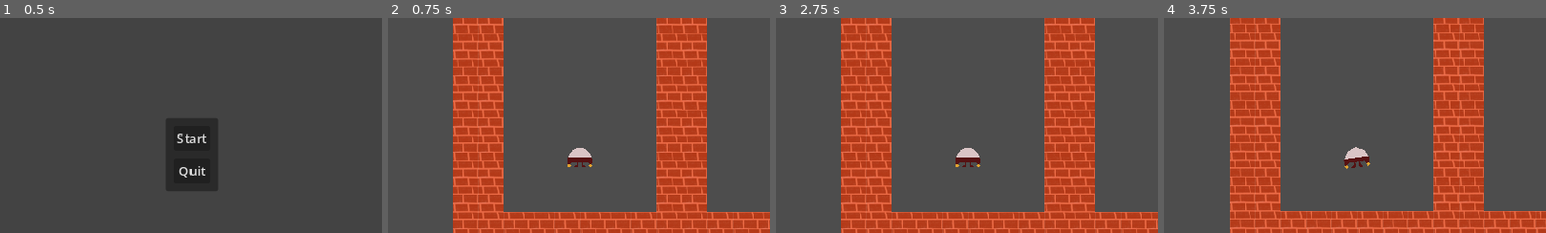
Above: before the commit, frames 1-4 (left to right).
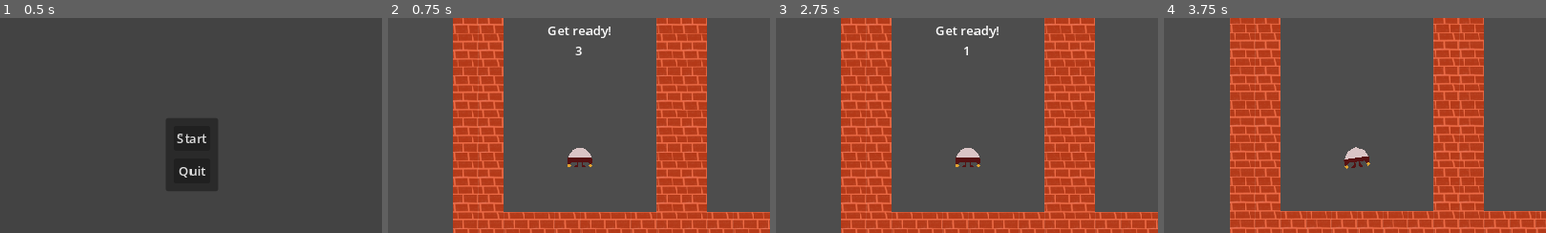
Above: after the commit, the same moments.

Repository: klek/space_kitten
Game: Godot game, scene res://scenes/game/game.tscn
Two runs of this game, one before a commit and one after it. Both use one fixed random seed, a clock stepped at 60 frames per second and the inputs below.
Inputs (mouse positions are % of the whole screen's width and height, from its top left):
- Up to frame 1 (0.5 s): no input
- Up to frame 2 (0.75 s): click "Start" at 0.5 s
- Up to frame 3 (2.75 s): tap Enter at 1.25 s; move the mouse to (72, 45) at 1.27 s; press the mouse at (72, 45) at 1.28 s; right-click (72, 45) at 1.55 s; tap R (restart) at 2 s; move the mouse to (30, 55) at 2.02 s; release the mouse at (30, 55) at 2.03 s; right-click (30, 55) at 2.1 s; click (30, 55) at 2.3 s
- Up to frame 4 (3.75 s): tap R (restart) at 2.75, 3.5 s; move the mouse to (60, 28) at 2.77 s; press the mouse at (60, 28) at 2.78 s; right-click (60, 28) at 3.05 s; move the mouse to (45, 70) at 3.52 s; release the mouse at (45, 70) at 3.53 s; right-click (45, 70) at 3.6 s
The pictures show only the part of the screen within x 25-75%, y 18-68%; the shares and areas given below are measured in that part.

Frame 1 is identical in both runs. In frame 2, 0.4% of the frame differs, in the area x 41-59%, y 3-18%; in frame 3, 0.4%; in frame 4, nothing differs.

Commit message:
FEAT: Add zones and UI elements to support splits
This commit adds the ability to register time splits based on the
character passing a specific zone. This is added at an early stages and
might be changed later. Currently these zones are added together with
the level and are removed when the player enters them to avoid adding
multiple splits.
Together with this, there is also updates to the UI such that a split
time is added in the panel to the right. This UI panel is currently
being removed/re-added for every _process() called from game.gd. If
this is actually needed, well that needs to be determined.

Currently the time splits appear to share a reference to the general
date_time class, such that they do not save a specific time...

Diff:
--- a/project.godot
+++ b/project.godot
@@ -54,6 +54,12 @@
 ]
 }
 
+[layer_names]
+
+2d_physics/layer_1="player"
+2d_physics/layer_2="terrain"
+2d_physics/layer_3="time_splits"
+
 [rendering]
 
 textures/canvas_textures/default_texture_filter=0
--- a/resources/brick_tiles.tres
+++ b/resources/brick_tiles.tres
@@ -14,5 +14,5 @@
 
 [resource]
 tile_size = Vector2i(32, 32)
-physics_layer_0/collision_layer = 1
+physics_layer_0/collision_layer = 2
 sources/0 = SubResource("TileSetAtlasSource_fewpw")
--- a/resources/date_time.gd
+++ b/resources/date_time.gd
@@ -55,3 +55,19 @@
 	minutes = 0
 	hours = 0
 	days = 0
+
+
+#func convert_date_time_to_string_msc( val : date_time ) -> String:
+func convert_date_time_to_string_msc( ) -> String:
+	var text : String = ( str(minutes).pad_zeros(2) + ":" +
+						  str(seconds).pad_zeros(2) + ":" +
+						  str(centesimal).pad_zeros(2) )
+	return text
+
+
+func convert_date_time_to_string_hmsc( val : date_time ) -> String:
+	var text : String = ( str(val.hours).pad_zeros(2) + ":" +
+						  str(val.minutes).pad_zeros(2) + ":" +
+						  str(val.seconds).pad_zeros(2) + ":" +
+						  str(val.centesimal).pad_zeros(2) )
+	return text
--- a/scenes/character/flying_saucer.gd
+++ b/scenes/character/flying_saucer.gd
@@ -22,9 +22,9 @@
 func _ready() -> void:
 	# Get the offset position of each thruster
 	left_thruster_offset = thruster_left.position
-	print(left_thruster_offset)
+	#print(left_thruster_offset)
 	right_thruster_offset = thruster_right.position
-	print(right_thruster_offset)
+	#print(right_thruster_offset)
 	thruster_left_dir.target_position = engine_vector_left*engine_power
 	thruster_rigth_dir.target_position = engine_vector_right*engine_power
 
@@ -50,7 +50,7 @@
 	if Input.is_action_pressed("left_thruster"):
 		#thrust_left = thruster_left.fire_thruster().rotated(rotation)
 		thrust_left = engine_vector_left.normalized().rotated(rotation) * engine_power
-		print("Applied thrust from left: " + str(thrust_left))
+		#print("Applied thrust from left: " + str(thrust_left))
 		# Get the offset position of each thruster
 		left_thruster_offset = thruster_left.position.rotated(rotation)
 		fire_left.show()
@@ -62,7 +62,7 @@
 	if Input.is_action_pressed("right_thruster"):
 		#thrust_right = thruster_right.fire_thruster().rotated(rotation)
 		thrust_right = engine_vector_right.normalized().rotated(rotation) * engine_power
-		print("Applied thrust from right: " + str(thrust_right))
+		#print("Applied thrust from right: " + str(thrust_right))
 		# Get the offset position of each thruster
 		right_thruster_offset = thruster_right.position.rotated(rotation)
 		fire_right.show()
--- a/scenes/character/flying_saucer.tscn
+++ b/scenes/character/flying_saucer.tscn
@@ -4,6 +4,7 @@
 [ext_resource type="Texture2D" uid="uid://b1t8bhj25b73a" path="res://assets/spaceship.png" id="2_ag7jh"]
 
 [node name="flying_saucer" type="RigidBody2D"]
+collision_mask = 6
 gravity_scale = 0.125
 center_of_mass_mode = 1
 center_of_mass = Vector2(0, 7)
--- a/scenes/game/game.gd
+++ b/scenes/game/game.gd
@@ -45,7 +45,20 @@
 
 
 func _process(delta: float) -> void:
-	ui.update_time_elapsed(clock.get_time())
+	var data = clock.get_time()
+	var msg = data.convert_date_time_to_string_msc()
+	ui.time_elapsed_update(msg)
+	# NOTE(klek): Should we draw the UI elements related to splits
+	# again each time they have been updated?
+	# If we got another time split add it to the list
+	if ui.time_splits_size() < _time_splits.size():
+		ui.time_splits_add( _time_splits[-1].convert_date_time_to_string_msc() )
+	# Here we will always redraw the entire split list, is this really
+	# necessary? Because if it is, we should always do this?
+	else :
+		ui.time_splits_reset()
+		for c in _time_splits:
+			ui.time_splits_add(c.convert_date_time_to_string_msc())
 
 
 func pause_game():
@@ -84,6 +97,10 @@
 	add_child(scene_world, true)
 	# Save the node name
 	_node_name_world = scene_world.name
+	# Connect the time split signals
+	# NOTE(klek): Here we are assuming that the scene_world has a
+	# signal named new_time
+	scene_world.new_time.connect(_on_new_time_split)
 
 	# Grab the starting position for the player in this world
 	var start_position : Vector2 = Vector2.ZERO
@@ -119,7 +136,8 @@
 func quit_game() -> void:
 	get_tree().quit()
 
-
+#**********************************************************************
+# Callbacks for UI elements
 func _on_user_requested_quit_game() -> void:
 	quit_game()
 
@@ -137,23 +155,34 @@
 	clock.restart()
 	# Increment nr of tries
 	_nr_or_retries += 1
-	ui.update_nr_of_tries(_nr_or_retries)
-	# Reset the clock
-	ui.update_time_elapsed(clock.get_time())
+	ui.nr_of_tries_update(_nr_or_retries)
+	# Reset the clock ui
+	ui.time_elapsed_update(clock.get_time().convert_date_time_to_string_msc())
+	# Reset time splits
+	_time_splits.clear()
+	# Reset the time splits ui
+	ui.time_splits_reset()
 	# Start countdown timer
 	_countdown_timer.start(3)
-	# TODO(klek): Update GUI countdown with "Get Ready!"
 	# Unpause the game world
 	#unpause_game()
 
-
+#**********************************************************************
+# Callbacks for the countdown timer during start of level
 func _on_one_sec_hit_timer(val : int ) -> void:
 	# TODO(klek): Update GUI countdown to show new value
-	pass
+	ui.countdown_show("Get ready!\n" + str(val))
 
 
 func _on_countdown_timeout_timer() -> void:
 	# TODO(klek): Update GUI countdown to be hidden
+	ui.countdown_hide()
 	# Unpause the game
 	unpause_game()
 	pass
+
+func _on_new_time_split(body : Node2D) -> void:
+	# When a new split time is hit, store locally and add a child
+	# to the UI element?
+	_time_splits.append( clock.get_time() )
+	print(" New split: " + str( clock.get_time().convert_date_time_to_string_msc() ) )
--- /dev/null
+++ b/scenes/split_time/time_split_element.gd
@@ -0,0 +1,16 @@
+class_name time_split_element
+extends Node2D
+
+signal new_time_split(body : Node2D)
+
+@onready var time_split_zone: Area2D = %time_split_zone
+
+func _ready() -> void:
+	time_split_zone.body_entered.connect(_on_body_entered)
+
+
+func _on_body_entered(body : Node2D) -> void:
+	new_time_split.emit(body)
+	print( str(body.name) + " entered split-zone")
+	# Free ourselfs such that we cannot trigger more time splits
+	queue_free()
--- /dev/null
+++ b/scenes/split_time/time_split_element.tscn
@@ -0,0 +1,16 @@
+[gd_scene load_steps=3 format=3 uid="uid://dtodiuecqodui"]
+
+[ext_resource type="Script" path="res://scenes/split_time/time_split_element.gd" id="1_7vqms"]
+
+[sub_resource type="RectangleShape2D" id="RectangleShape2D_tfdc3"]
+size = Vector2(160, 32)
+
+[node name="time_split_element" type="Node2D"]
+script = ExtResource("1_7vqms")
+
+[node name="time_split_zone" type="Area2D" parent="."]
+unique_name_in_owner = true
+collision_layer = 0
+
+[node name="CollisionShape2D" type="CollisionShape2D" parent="time_split_zone"]
+shape = SubResource("RectangleShape2D_tfdc3")
--- a/scenes/stop_watch/stop_watch.gd
+++ b/scenes/stop_watch/stop_watch.gd
@@ -51,6 +51,8 @@
 ## NOTE(klek): This will return null if the user has not assigned
 ## a date_time object to the exported variable
 func get_time() -> date_time:
+	# Should I use duplicate here? When is the duplicate freed?
+	#return current_time.duplicate()
 	return current_time
 
 
--- a/scenes/ui/user_interface.gd
+++ b/scenes/ui/user_interface.gd
@@ -14,6 +14,8 @@
 @onready var resume_game: Button = %resume_game
 @onready var time_elapsed: Label = %time_elapsed
 @onready var nr_of_tries: Label = %nr_of_tries
+@onready var countdown: Label = %countdown
+@onready var time_splits: GridContainer = %time_splits
 
 
 func _ready() -> void:
@@ -34,16 +36,50 @@
 		score.visible = !score.visible
 
 
-func update_time_elapsed(current_time : date_time) -> void:
-	time_elapsed.text = ( str(current_time.minutes).pad_zeros(2) + ":" +
-						  str(current_time.seconds).pad_zeros(2) + ":" +
-						  str(current_time.centesimal).pad_zeros(2) )
+#**********************************************************************
+## Functions related to the clock elements of the UI
+func time_elapsed_update( val : String ) -> void:
+	time_elapsed.text = val
 
 
-func update_nr_of_tries(tries : int ) -> void:
+#**********************************************************************
+## Functions related to the "tries" element of the UI
+func nr_of_tries_update(tries : int ) -> void:
 	nr_of_tries.text = "Tries: " + str(tries)
 
 
+#**********************************************************************
+## Functions related to the time_splits panel
+func time_splits_size() -> int:
+	return time_splits.get_child_count()
+
+
+func time_splits_add( val : String ) -> void:
+	var new_split = Label.new()
+	new_split.text = val
+	time_splits.add_child(new_split)
+
+
+func time_splits_reset() -> void:
+	var children : Array[Node] = time_splits.get_children()
+	for c in children:
+		time_splits.remove_child(c)
+		c.queue_free()
+
+#**********************************************************************
+# Functions related to the countdown element of the UI
+## Show the countdown UI element with the provided string
+func countdown_show(str : String = "") -> void:
+	countdown.text = str
+	countdown.show()
+
+
+func countdown_hide() -> void:
+	countdown.hide()
+
+
+#**********************************************************************
+## Functions related to the main menu elements of the UI
 func hide_main_menu() -> void:
 	# Hide the main menu
 	main_menu.hide()
@@ -51,6 +87,8 @@
 	score.show()
 
 
+#**********************************************************************
+## Callbacks for main menu buttons
 func _on_resume_game_pressed() -> void:
 	if main_menu.visible:
 		user_requested_resume_game.emit()
--- a/scenes/ui/user_interface.tscn
+++ b/scenes/ui/user_interface.tscn
@@ -115,10 +115,28 @@
 offset_bottom = 27.0
 text = "asdasdas"
 
-[node name="Control" type="Control" parent="score/HBoxContainer"]
+[node name="game_view" type="Control" parent="score/HBoxContainer"]
 layout_mode = 2
 size_flags_horizontal = 3
 size_flags_stretch_ratio = 4.0
+
+[node name="countdown" type="Label" parent="score/HBoxContainer/game_view"]
+unique_name_in_owner = true
+layout_mode = 1
+anchors_preset = 8
+anchor_left = 0.5
+anchor_top = 0.5
+anchor_right = 0.5
+anchor_bottom = 0.5
+offset_left = -41.5
+offset_top = -154.0
+offset_right = 41.5
+offset_bottom = -131.0
+grow_horizontal = 2
+grow_vertical = 2
+text = "Get Ready!"
+horizontal_alignment = 1
+vertical_alignment = 1
 
 [node name="splits_bar" type="NinePatchRect" parent="score/HBoxContainer"]
 layout_mode = 2
@@ -131,9 +149,29 @@
 offset_bottom = 550.0
 size_flags_horizontal = 3
 
-[node name="time_splits" type="Label" parent="score/HBoxContainer/splits_bar/VBoxContainer2"]
+[node name="time_splits_title" type="Label" parent="score/HBoxContainer/splits_bar/VBoxContainer2"]
 layout_mode = 2
 text = "Current splits"
+
+[node name="time_splits" type="GridContainer" parent="score/HBoxContainer/splits_bar/VBoxContainer2"]
+unique_name_in_owner = true
+layout_mode = 2
+
+[node name="split" type="Label" parent="score/HBoxContainer/splits_bar/VBoxContainer2/time_splits"]
+layout_mode = 2
+text = "00:00:00"
+
+[node name="split2" type="Label" parent="score/HBoxContainer/splits_bar/VBoxContainer2/time_splits"]
+layout_mode = 2
+text = "00:00:00"
+
+[node name="split3" type="Label" parent="score/HBoxContainer/splits_bar/VBoxContainer2/time_splits"]
+layout_mode = 2
+text = "00:00:00"
+
+[node name="split4" type="Label" parent="score/HBoxContainer/splits_bar/VBoxContainer2/time_splits"]
+layout_mode = 2
+text = "00:00:00"
 
 [connection signal="pressed" from="main_menu/PanelContainer/MarginContainer/VBoxContainer/resume_game" to="." method="_on_resume_game_pressed"]
 [connection signal="pressed" from="main_menu/PanelContainer/MarginContainer/VBoxContainer/start_game" to="." method="_on_start_game_pressed"]
--- a/scenes/world/world_2.tscn
+++ b/scenes/world/world_2.tscn
@@ -1,14 +1,29 @@
-[gd_scene load_steps=3 format=4 uid="uid://dpypjoppaaqqq"]
+[gd_scene load_steps=4 format=4 uid="uid://dpypjoppaaqqq"]
 
 [ext_resource type="TileSet" uid="uid://bg6o58jsd1qfw" path="res://resources/brick_tiles.tres" id="1_dnfpw"]
 [ext_resource type="Script" path="res://scenes/world/world_script.gd" id="2_khxvn"]
+[ext_resource type="PackedScene" uid="uid://dtodiuecqodui" path="res://scenes/split_time/time_split_element.tscn" id="3_c5l40"]
 
 [node name="world" type="Node2D"]
 script = ExtResource("2_khxvn")
 
 [node name="world" type="TileMapLayer" parent="."]
-tile_map_data = PackedByteArray("AAAAAAAAAAAAAAAAAAAAAAEAAAA …(4128 unchanged characters)… AAAAAAAAHAAwAAAAAAAAAAAAHAA0AAAAAAAAAAAA=")
+tile_map_data = PackedByteArray("AAAAAAAAAAAAAAAAAAAAAAEAAAA …(4128 unchanged characters)… AAAAAAAAHAAwAAAAAAAAAAAAHAA0AAAAAAAAAAAAWAP7/AAAAAAAAAAAWAP//AAAAAAAAAAA=")
 tile_set = ExtResource("1_dnfpw")
+
+[node name="time_split_0" parent="world" instance=ExtResource("3_c5l40")]
+unique_name_in_owner = true
+position = Vector2(256, 80)
+rotation = 1.57079
+
+[node name="time_split_1" parent="world" instance=ExtResource("3_c5l40")]
+unique_name_in_owner = true
+position = Vector2(704, 592)
+rotation = 1.57079
+
+[node name="time_split_2" parent="world" instance=ExtResource("3_c5l40")]
+unique_name_in_owner = true
+position = Vector2(624, -32)
 
 [node name="Parallax2D" type="Parallax2D" parent="."]
 
--- a/scenes/world/world_script.gd
+++ b/scenes/world/world_script.gd
@@ -1,7 +1,26 @@
 extends Node2D
 
+signal new_time(body : Node2D)
+
 @onready var start_position: Marker2D = %start_position
+@onready var time_split_0: time_split_element = %time_split_0
+@onready var time_split_1: time_split_element = %time_split_1
+@onready var time_split_2: time_split_element = %time_split_2
+
+
+func _ready() -> void:
+	# Connecting signals from each time split
+	time_split_0.new_time_split.connect(_on_new_time_split)
+	time_split_1.new_time_split.connect(_on_new_time_split)
+	time_split_2.new_time_split.connect(_on_new_time_split)
+
 
 func get_start_position() -> Vector2:
 	# Get the starting position
 	return start_position.to_global(position)
+
+
+#**********************************************************************
+# Callback for new time split
+func _on_new_time_split(body : Node2D) -> void:
+	new_time.emit(body)
